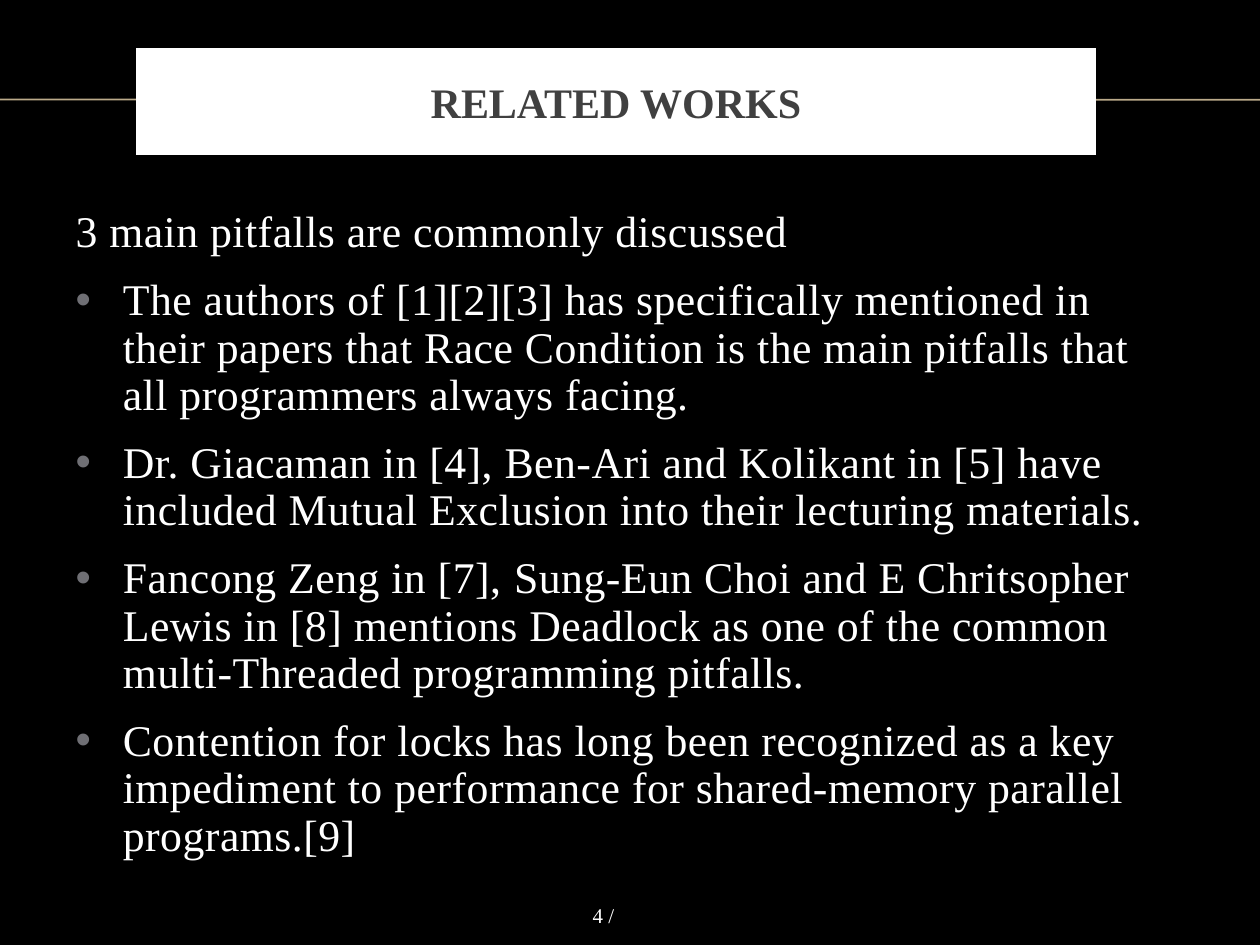
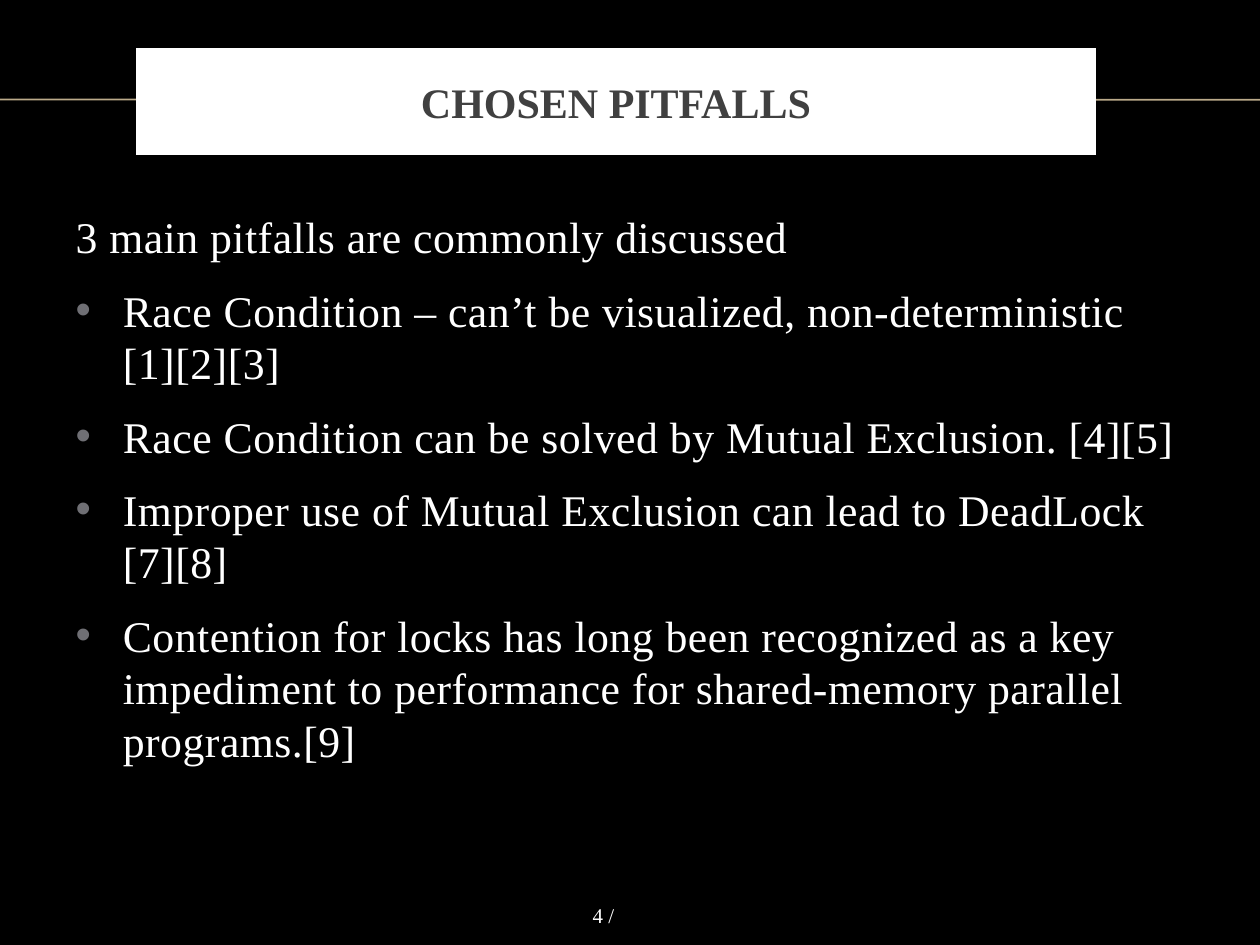
Before and after one commit to vong-srey/Paravantage, a slide deck: slide 4 of Presentation.pptx. Drawn at 1260x945 pixels with LibreOffice and Linux fonts; fonts in the diff are those of the drawing; background and template pictures are left out. Boxes give left, top, right and bottom in pixels: in the first picture for what was removed or moved away, otherwise in the second. Text is boxed around its words. In the diff, an @@ line names an element or a change of style, - is before the commit and + after.

Commit message:
final presentation

```diff
--- a/Presentation.pptx
+++ b/Presentation.pptx
@@ title at bbox=[421, 90, 811, 119]: text changed @@
-RELATED WORKS
+CHOSEN PITFALLS
@@ text at bbox=[76, 222, 1123, 765]: line spacing 0.9 to 1 @@
@@ text at bbox=[123, 296, 1173, 584]: text changed @@
-• The authors of [1][2][3] has specifically mentioned in their papers that Race Condition is the main pitfalls that all programmers always facing.
-• Dr. Giacaman in [4], Ben-Ari and Kolikant in [5] have included Mutual Exclusion into their lecturing materials.
-• Fancong Zeng in [7], Sung-Eun Choi and E Chritsopher Lewis in [8] mentions Deadlock as one of the common multi-Threaded programming pitfalls.
+• Race Condition – can’t be visualized, non-deterministic [1][2][3]
+• Race Condition can be solved by Mutual Exclusion. [4][5]
+• Improper use of Mutual Exclusion can lead to DeadLock [7][8]
```
Also in this commit, not shown: 5 other slides changed, 1 slide added, 2 slides removed.
